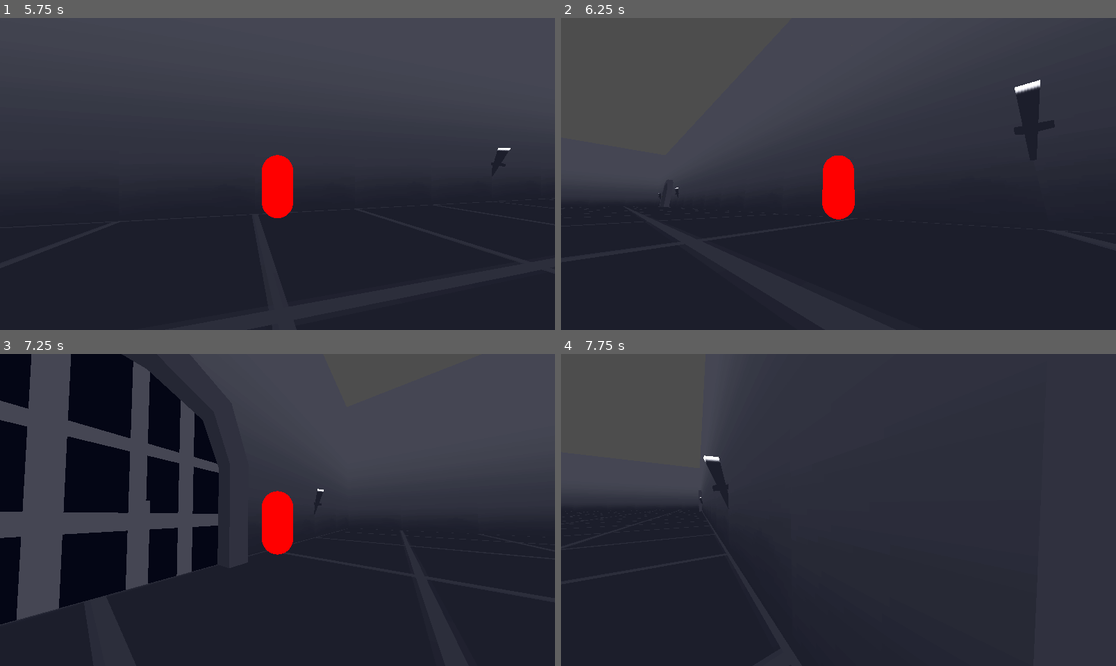
Above: before the commit, frames 1-4 (two rows, left to right).
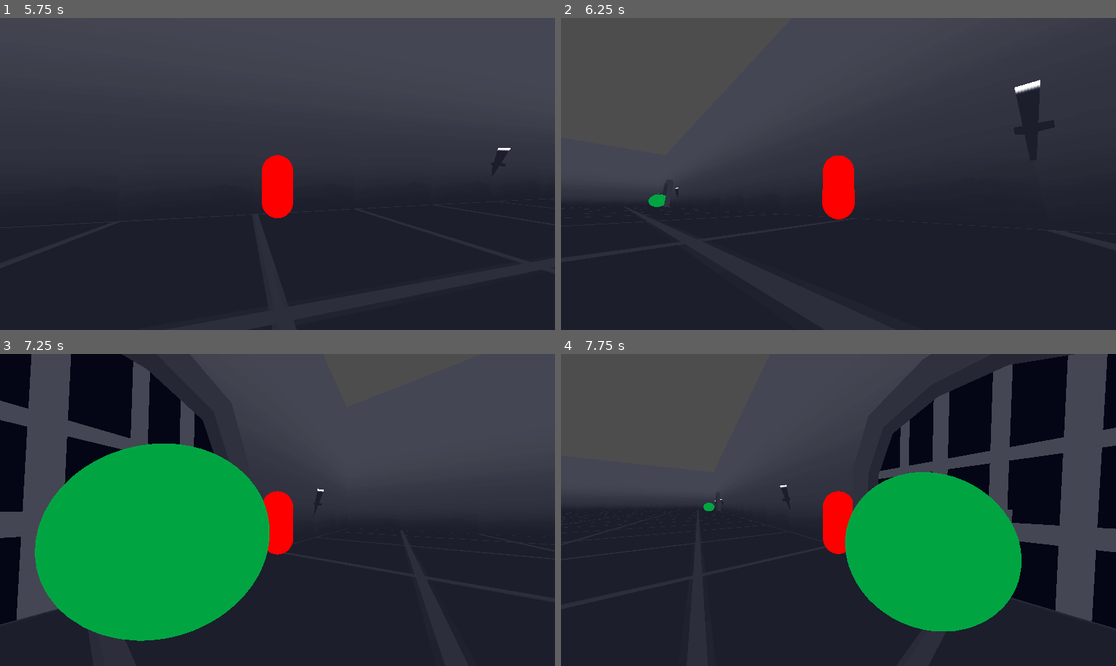
Above: after the commit, the same moments.

Repository: Weemo001/WizWaves
Game: Godot game, scene res://Scenes/World/world.tscn
Same seed, same stepped clock (60 frames per second), same inputs: the game is played once before the commit and once after it.
Inputs (mouse positions are in pixels of both pictures, inside the frame that each line leads up to):
- Up to frame 1 (5.75 s): tap Enter at 0.5, 5 s; move the mouse to (305, 174) at 0.52 s; hold 1 (dev1) 0.53-1.28 s; hold W (forward) from 0.53 s (still down); move the mouse to (249, 174) at 1.27 s; tap 1 (dev1) at 1.35, 2.85, 4.35 s; move the mouse to (288, 167) at 2.02 s; hold 1 (dev1) 2.03-2.78 s; move the mouse to (271, 180) at 2.77 s; tap Space at 3.5 s; move the mouse to (316, 177) at 3.52 s; hold 1 (dev1) 3.53-4.28 s; move the mouse to (233, 170) at 4.27 s; move the mouse to (283, 174) at 5.02 s; hold 1 (dev1) from 5.03 s (still down)
- Up to frame 2 (6.25 s): tap Space at 5.75 s; move the mouse to (816, 167) at 5.77 s; release W (forward) at 5.78 s; release 1 (dev1) at 5.78 s; hold D (right) from 5.78 s (still down); tap 1 (dev1) at 5.85 s
- Up to frame 3 (7.25 s): move the mouse to (305, 510) at 6.52 s; release D (right) at 6.53 s; hold W (forward) from 6.53 s (still down); hold 1 (dev1) from 6.53 s (still down)
- Up to frame 4 (7.75 s): keep holding W (forward); move the mouse to (810, 510) at 7.27 s; release 1 (dev1) at 7.28 s; tap 1 (dev1) at 7.35 s

Frame 1 is identical in both runs. In frame 2, 0.1% of the frame differs, in the area x 15-19%, y 56-61%; in frame 3, 21%; in frame 4, 27%, in the area x 24-100%, y 0-89%.

Commit message:
Wave System working - Initial
- Fixed issues with waves not starting properly after previous wave ends.

Diff:
--- a/Scenes/World/world.tscn
+++ b/Scenes/World/world.tscn
@@ -91,7 +91,6 @@
 target = NodePath("../../Player/Player")
 
 [node name="WaveCDTimer" type="Timer" parent="."]
-one_shot = true
 autostart = true
 
 [node name="SpawnTimer" type="Timer" parent="."]
--- a/Scripts/World/world.gd
+++ b/Scripts/World/world.gd
@@ -23,11 +23,12 @@
 
 func _on_wave_cd_timer_timeout() -> void:
 	# When wave timer times out, increment wave counter, reset current enemy counter, and start the spawn timer
-	wave_counter += 1
-	enemies_spawned_per_wave = 0
-	print("Wave: " + str(wave_counter) + " has started.")
+	if $SpawnTimer.is_stopped() && Global.active_enemies.size() == 0:
+		wave_counter += 1
+		enemies_spawned_per_wave = 0
+		print("Wave: " + str(wave_counter) + " has started.")
 
-	$SpawnTimer.start()
+		$SpawnTimer.start()
 
 func _on_spawn_timer_timeout() -> void:
 	# As long as the amount of enemies this wave hasn't maxed out, keep spawning enemies on every spawner.
Not shown, changed: Changelog.txt
